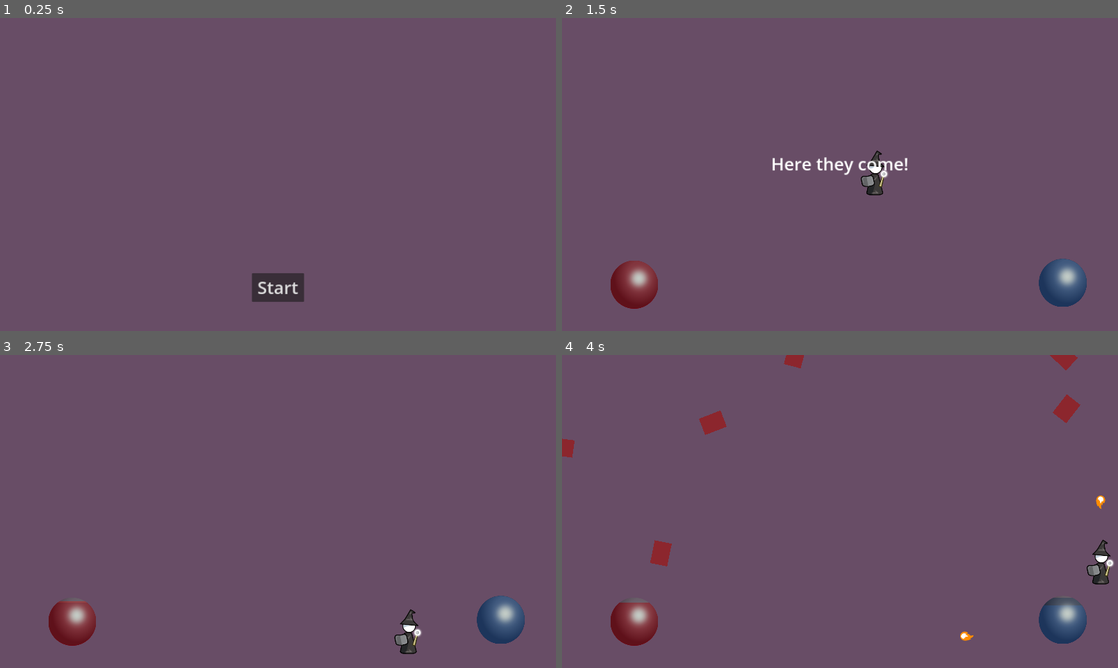
Above: before the commit, frames 1-4 (two rows, left to right).
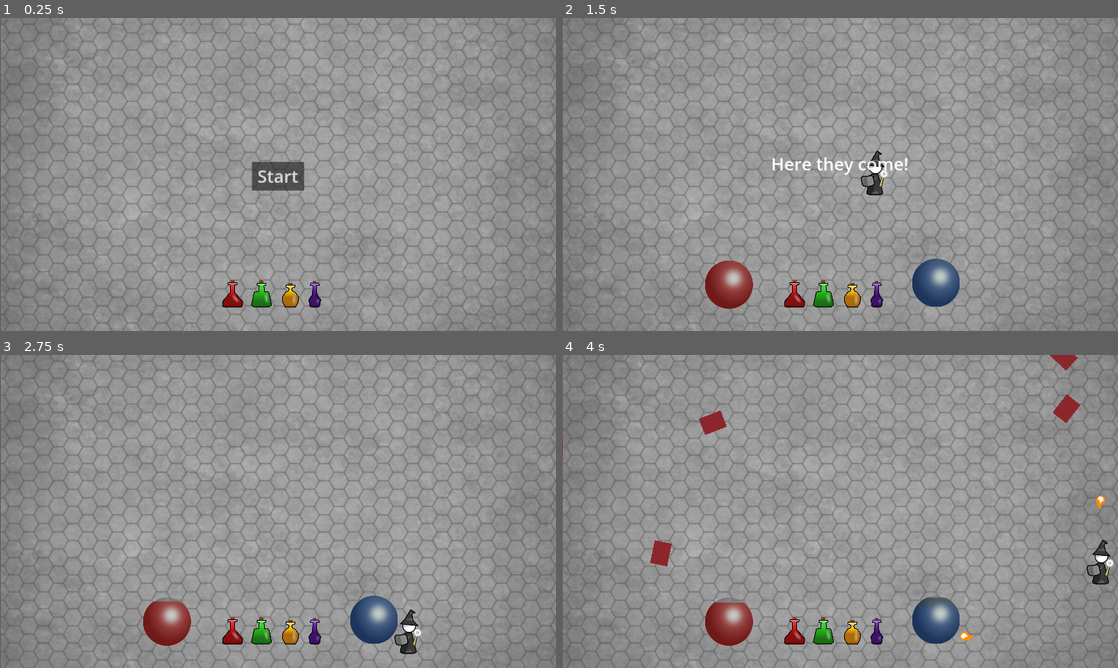
Above: after the commit, the same moments.

Repository: kurilluk/GDSJam23
Game: Godot game, scene res://assets/scenes/Main.tscn
Two runs of this game, one before a commit and one after it. Both use one fixed random seed, a clock stepped at 60 frames per second and the inputs below.
Inputs:
- Up to frame 1 (0.25 s): no input
- Up to frame 2 (1.5 s): click "Start" at 0.5 s; hold D (Right) from 1.28 s (still down); tap 1 (Potion_1) at 1.35 s
- Up to frame 3 (2.75 s): release D (Right) at 2.03 s; hold S (Down) from 2.03 s (still down); tap 2 (Potion_2) at 2.1 s
- Up to frame 4 (4 s): release S (Down) at 2.78 s; hold D (Right) 2.78-3.53 s; tap 3 (Potion_3) at 2.85 s; hold W (Up) from 3.53 s (still down); tap 4 (Potion_4) at 3.6 s

The runs differ from the first frame. In frame 1, 100% of the frame differs, in the area x 0-100%, y 0-100%; in frame 2, 99%; in frame 3, 99%; in frame 4, 98%.

Commit message:
add Potions

Diff:
--- a/examples/dodge_the_creeps/assets/scenes/HUD.tscn
+++ b/examples/dodge_the_creeps/assets/scenes/HUD.tscn
@@ -1,9 +1,10 @@
-[gd_scene load_steps=9 format=3 uid="uid://ccqoreueuxdb7"]
+[gd_scene load_steps=10 format=3 uid="uid://ccqoreueuxdb7"]
 
 [ext_resource type="Script" path="res://assets/scripts/HUD.gd" id="1_8bs4p"]
 [ext_resource type="Texture2D" uid="uid://b2w0n7vs40ktk" path="res://assets/sprites/hud_bars/bottom.png" id="2_jl3v8"]
 [ext_resource type="Texture2D" uid="uid://dxfq2x57j2vm" path="res://assets/sprites/hud_bars/top_new.png" id="3_4bm3m"]
 [ext_resource type="Texture2D" uid="uid://rh3sxam8isjm" path="res://assets/sprites/hud_bars/texture.png" id="4_2hixl"]
+[ext_resource type="PackedScene" uid="uid://c00egfmkn80e6" path="res://assets/scenes/Potions.tscn" id="5_kv5n5"]
 
 [sub_resource type="InputEventAction" id="InputEventAction_fopy7"]
 action = &"start_game"
@@ -57,9 +58,9 @@
 anchor_right = 0.5
 anchor_bottom = 1.0
 offset_left = -90.0
-offset_top = -200.0
+offset_top = -584.0
 offset_right = 90.0
-offset_bottom = -100.0
+offset_bottom = -484.0
 grow_horizontal = 2
 grow_vertical = 0
 theme_override_font_sizes/font_size = 60
@@ -97,23 +98,23 @@
 
 [node name="HealthBar" type="TextureProgressBar" parent="."]
 z_index = 10
-offset_left = 167.0
+offset_left = 494.0
 offset_top = 837.0
-offset_right = 334.0
-offset_bottom = 1009.0
+offset_right = 659.0
+offset_bottom = 1003.0
 value = 100.0
 fill_mode = 3
 texture_under = ExtResource("2_jl3v8")
 texture_over = ExtResource("3_4bm3m")
 texture_progress = ExtResource("4_2hixl")
 tint_under = Color(0.207843, 0.207843, 0.207843, 1)
-tint_progress = Color(0.439216, 0.00784314, 0.0627451, 1)
+tint_progress = Color(0.52549, 0.0509804, 0.0509804, 1)
 
 [node name="UnderlyingHealthBar" type="TextureProgressBar" parent="."]
 z_index = 9
-offset_left = 167.0
+offset_left = 494.0
 offset_top = 837.0
-offset_right = 334.0
+offset_right = 661.0
 offset_bottom = 1009.0
 value = 100.0
 fill_mode = 3
@@ -123,9 +124,9 @@
 
 [node name="ManaBar" type="TextureProgressBar" parent="."]
 z_index = 10
-offset_left = 1647.0
+offset_left = 1209.0
 offset_top = 831.0
-offset_right = 1814.0
+offset_right = 1376.0
 offset_bottom = 1003.0
 value = 100.0
 fill_mode = 3
@@ -136,9 +137,9 @@
 tint_progress = Color(0.0784314, 0.203922, 0.411765, 1)
 
 [node name="UnderlyingManaBar" type="TextureProgressBar" parent="."]
-offset_left = 1647.0
+offset_left = 1209.0
 offset_top = 831.0
-offset_right = 1814.0
+offset_right = 1376.0
 offset_bottom = 1003.0
 value = 100.0
 fill_mode = 3
@@ -155,5 +156,9 @@
 offset_bottom = 1185.0
 mouse_filter = 2
 
+[node name="Potions" parent="." instance=ExtResource("5_kv5n5")]
+position = Vector2(753, 900)
+scale = Vector2(0.5, 0.5)
+
 [connection signal="pressed" from="StartButton" to="." method="_on_StartButton_pressed"]
 [connection signal="timeout" from="MessageTimer" to="." method="_on_MessageTimer_timeout"]
--- a/examples/dodge_the_creeps/assets/scenes/Layer.tscn
+++ b/examples/dodge_the_creeps/assets/scenes/Layer.tscn
@@ -1,8 +1,13 @@
-[gd_scene load_steps=2 format=3 uid="uid://da54cmhq2t3to"]
+[gd_scene load_steps=3 format=3 uid="uid://da54cmhq2t3to"]
 
 [ext_resource type="Script" path="res://assets/scripts/Layer.gd" id="1_o41cq"]
+[ext_resource type="Texture2D" uid="uid://cwakwa3m62x4c" path="res://art/background_map.png" id="2_r1616"]
 
 [node name="Layer" type="Node2D"]
 script = ExtResource("1_o41cq")
 background_color = Color(0.196078, 0.521569, 0.392157, 1)
 enemy_main_color = Color(0.443137, 0.137255, 0.0941176, 1)
+
+[node name="BackgroundMap" type="Sprite2D" parent="."]
+position = Vector2(963, 539)
+texture = ExtResource("2_r1616")
--- /dev/null
+++ b/examples/dodge_the_creeps/assets/scenes/Potions.tscn
@@ -0,0 +1,47 @@
+[gd_scene load_steps=9 format=3 uid="uid://c00egfmkn80e6"]
+
+[ext_resource type="Texture2D" uid="uid://y2syhx8hsbfs" path="res://art/Potions/G_Bottle Outline.png" id="1_iaqy1"]
+[ext_resource type="Texture2D" uid="uid://5jovxgrub0tr" path="res://art/Potions/G_Bottle Fill.png" id="2_n3628"]
+[ext_resource type="Texture2D" uid="uid://dvvvc2lg0qnjt" path="res://art/Potions/P-Bottle Outline.png" id="3_0x0k1"]
+[ext_resource type="Texture2D" uid="uid://b0qx28wx5ojek" path="res://art/Potions/P-Bottle Fill.png" id="4_q1kli"]
+[ext_resource type="Texture2D" uid="uid://dipfingxvcxf6" path="res://art/Potions/R_Bottle Outline.png" id="5_kc8tc"]
+[ext_resource type="Texture2D" uid="uid://y0gvmhllote8" path="res://art/Potions/R_Bottle Fill.png" id="6_johdg"]
+[ext_resource type="Texture2D" uid="uid://cnfssqw3dcxie" path="res://art/Potions/Y_Bottle Outline.png" id="7_6ygc5"]
+[ext_resource type="Texture2D" uid="uid://bclnwi03s3y6v" path="res://art/Potions/Y_Bottle Fill.png" id="8_lc7r8"]
+
+[node name="Potions" type="Node2D"]
+
+[node name="G_Bottle" type="TextureProgressBar" parent="."]
+offset_left = 200.0
+offset_right = 400.0
+offset_bottom = 200.0
+value = 100.0
+fill_mode = 3
+texture_over = ExtResource("1_iaqy1")
+texture_progress = ExtResource("2_n3628")
+
+[node name="P_Bottle" type="TextureProgressBar" parent="."]
+offset_left = 568.0
+offset_right = 768.0
+offset_bottom = 200.0
+value = 100.0
+fill_mode = 3
+texture_over = ExtResource("3_0x0k1")
+texture_progress = ExtResource("4_q1kli")
+
+[node name="R_Bottle" type="TextureProgressBar" parent="."]
+offset_right = 200.0
+offset_bottom = 200.0
+value = 100.0
+fill_mode = 3
+texture_over = ExtResource("5_kc8tc")
+texture_progress = ExtResource("6_johdg")
+
+[node name="Y_Bottle" type="TextureProgressBar" parent="."]
+offset_left = 400.0
+offset_right = 600.0
+offset_bottom = 200.0
+value = 100.0
+fill_mode = 3
+texture_over = ExtResource("7_6ygc5")
+texture_progress = ExtResource("8_lc7r8")
Binary file added: examples/dodge_the_creeps/art/Potions/G_Bottle Fill.png
Not shown, added: examples/dodge_the_creeps/art/Potions/G_Bottle Fill.png.import
Binary file added: examples/dodge_the_creeps/art/Potions/G_Bottle Outline.png
Not shown, added: examples/dodge_the_creeps/art/Potions/G_Bottle Outline.png.import
Binary file added: examples/dodge_the_creeps/art/Potions/P-Bottle Fill.png
Not shown, added: examples/dodge_the_creeps/art/Potions/P-Bottle Fill.png.import
Binary file added: examples/dodge_the_creeps/art/Potions/P-Bottle Outline.png
Not shown, added: examples/dodge_the_creeps/art/Potions/P-Bottle Outline.png.import
Binary file added: examples/dodge_the_creeps/art/Potions/R_Bottle Fill.png
Not shown, added: examples/dodge_the_creeps/art/Potions/R_Bottle Fill.png.import
Binary file added: examples/dodge_the_creeps/art/Potions/R_Bottle Outline.png
Not shown, added: examples/dodge_the_creeps/art/Potions/R_Bottle Outline.png.import
(and 6 more such lines)
